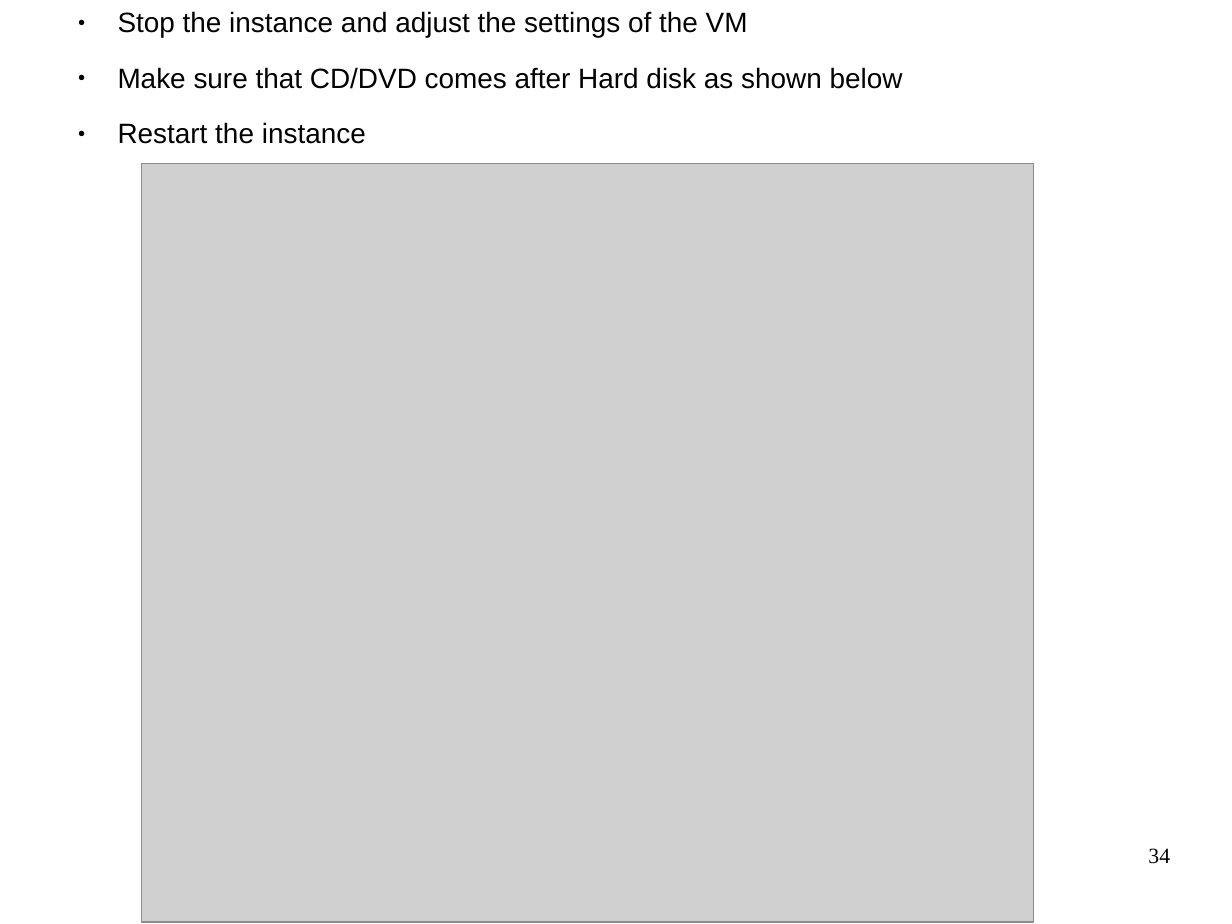
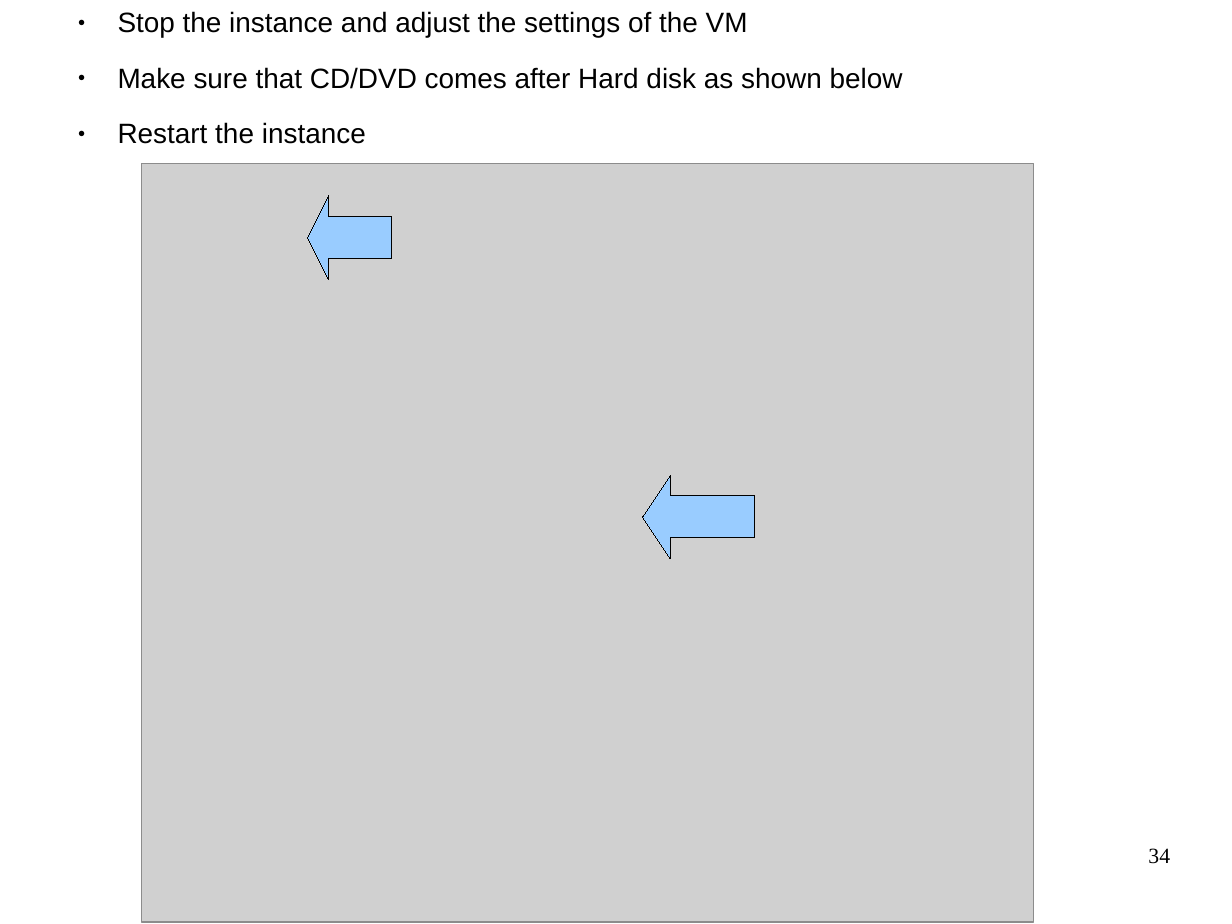
Before and after one commit to afnog/sse, a slide deck: slide 34 of virtualisation/docs/sse-virtualization-overview-2014.odp. Drawn at 1232x924 pixels with LibreOffice and Linux fonts; fonts in the diff are those of the drawing; grey boxes stand for pictures. Boxes give left, top, right and bottom in pixels: in the first picture for what was removed or moved away, otherwise in the second. Text is boxed around its words. In the diff, an @@ line names an element or a change of style, - is before the commit and + after.

```diff
--- a/virtualisation/docs/sse-virtualization-overview-2014.odp
+++ b/virtualisation/docs/sse-virtualization-overview-2014.odp
@@ left arrow added at [307, 196, 391, 279], fill #99CCFF, outline #000000 0 pt @@
@@ left arrow added at [643, 475, 755, 559], fill #99CCFF, outline #000000 0 pt @@
```
Also in this commit, not shown: 14 other slides changed, 1 other file.
